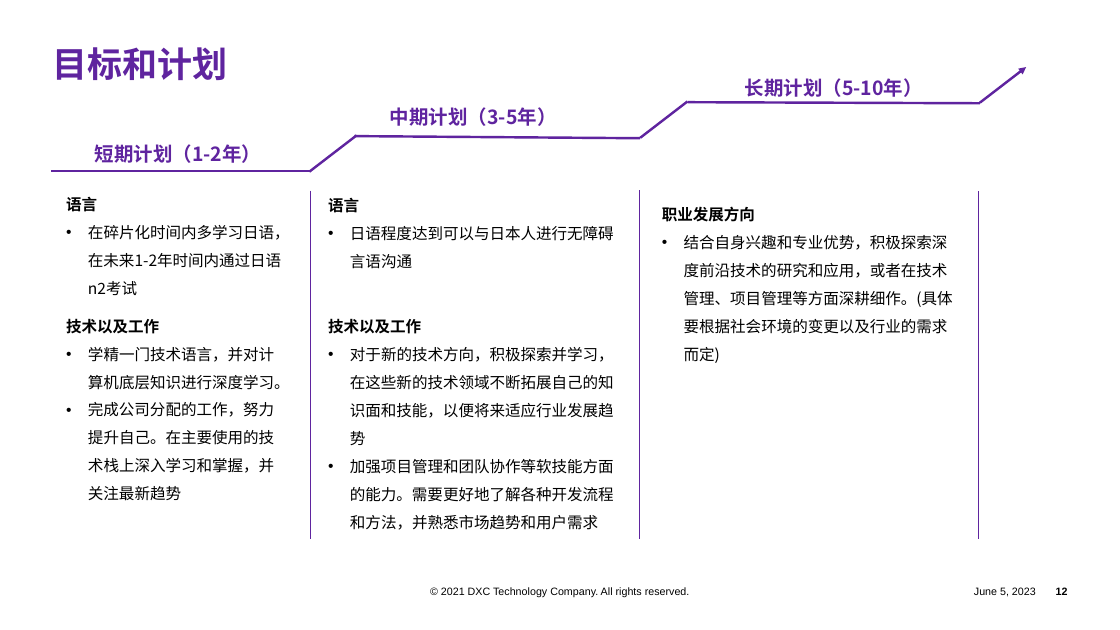
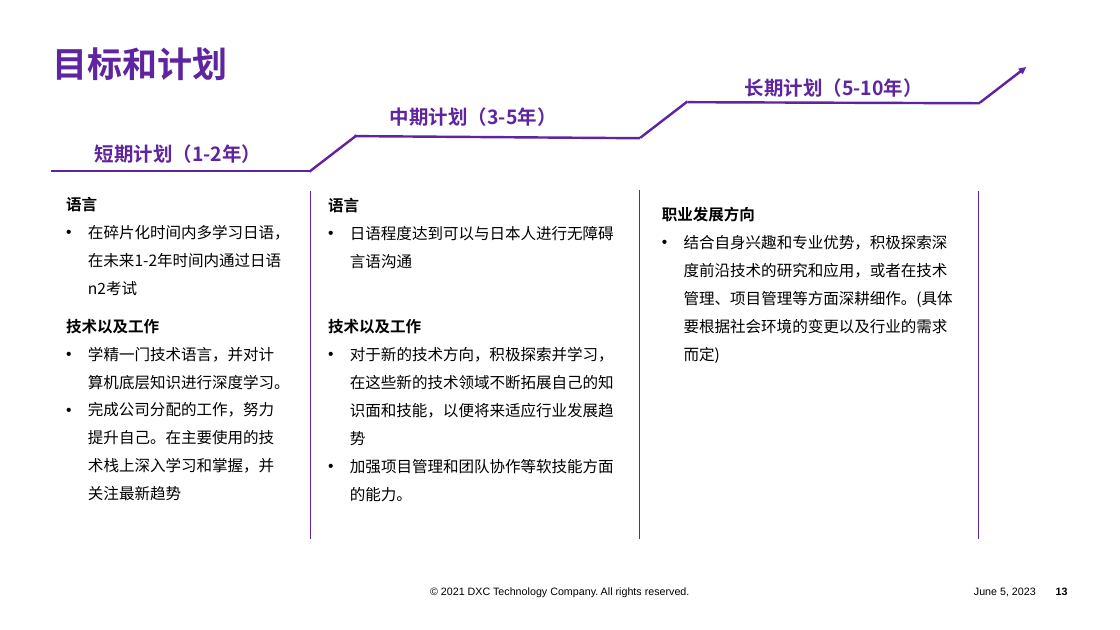
Before and after one commit to pangpangzhuxiaoyu/zhubiye, a slide deck: slide 13 of company space/实习报告/实习报告_朱赫 [.pptx (slide 12 before the commit). Drawn at 1120x630 pixels with LibreOffice and Linux fonts; fonts in the diff are those of the drawing; background and template pictures are left out. Boxes give left, top, right and bottom in pixels: in the first picture for what was removed or moved away, otherwise in the second. Text is boxed around its words. In the diff, an @@ line names an element or a change of style, - is before the commit and + after.

```diff
--- a/company space/实习报告/实习报告_朱赫 [.pptx
+++ b/company space/实习报告/实习报告_朱赫 [.pptx
@@ text at <box>350,459,614,502</box>: text changed @@
-• 加强项目管理和团队协作等软技能方面的能力。需要更好地了解各种开发流程和方法，并熟悉市场趋势和用户需求
+• 加强项目管理和团队协作等软技能方面的能力。
```
Also in this commit, not shown: 1 other slide changed, 1 slide added, 5 other files.
